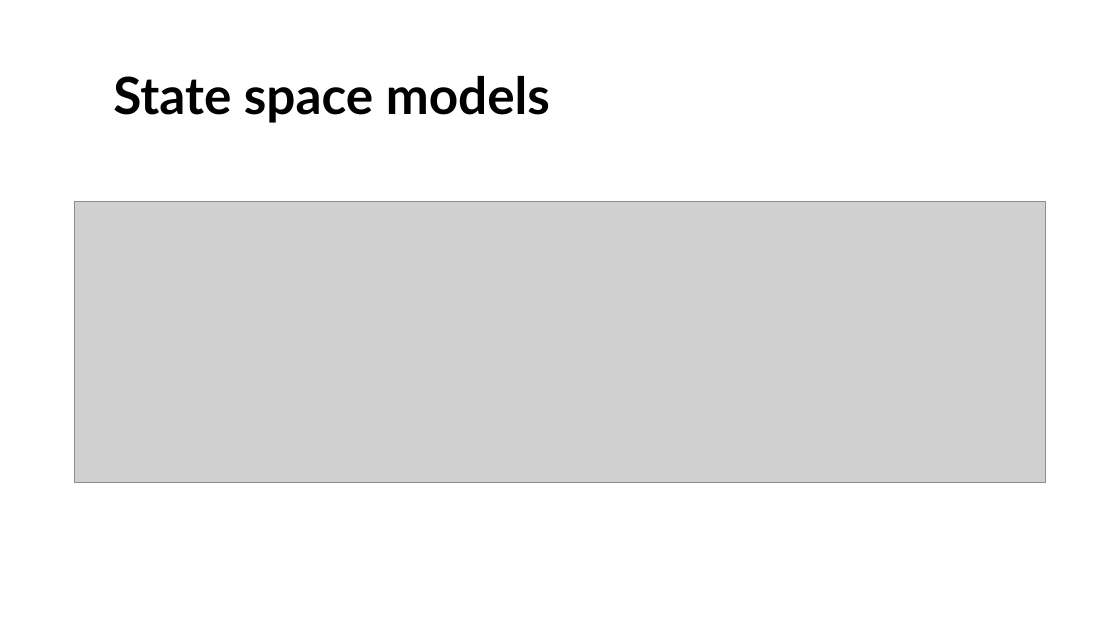
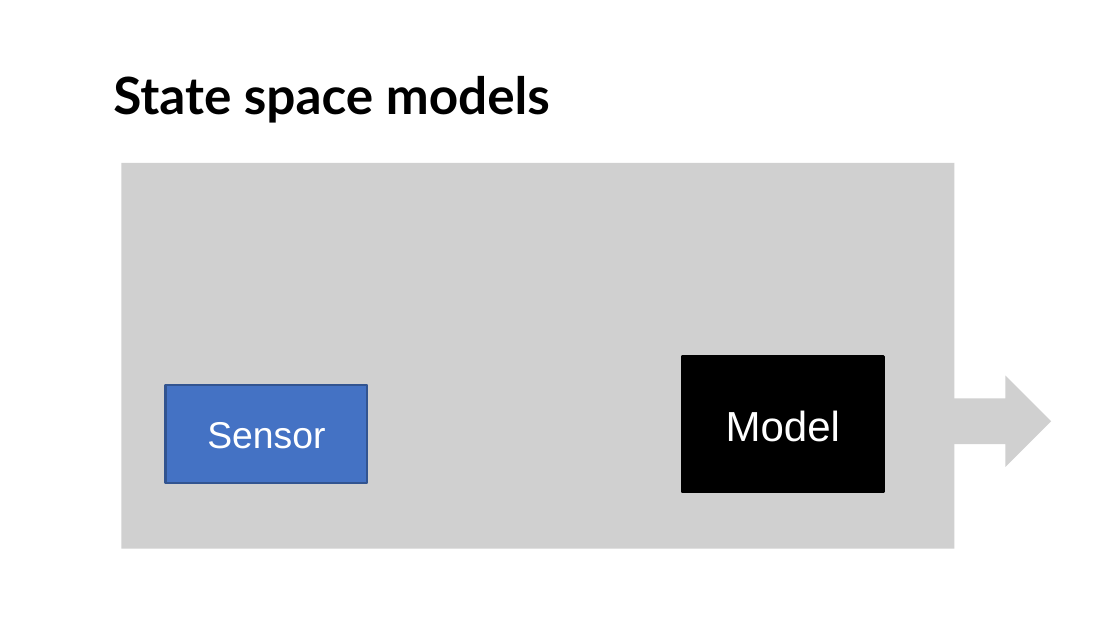
Before and after one commit to UOMDSS/workshops-2022-2023, a slide deck: slide 3 of semester-1/Week-4-Kalman-Filtering-Inverted-Pendulum/state space models and filtering.pptx (slide 2 before the commit). Drawn at 1120x630 pixels with LibreOffice and Linux fonts; fonts in the diff are those of the drawing; grey boxes stand for pictures; background and template pictures are left out. Boxes give left, top, right and bottom in pixels: in the first picture for what was removed or moved away, otherwise in the second. Text is boxed around its words. In the diff, an @@ line names an element or a change of style, - is before the commit and + after.

```diff
--- a/semester-1/Week-4-Kalman-Filtering-Inverted-Pendulum/state space models and filtering.pptx
+++ b/semester-1/Week-4-Kalman-Filtering-Inverted-Pendulum/state space models and filtering.pptx
@@ picture: place and size @@
-picture at (74, 202, 1045, 482)
+picture at (122, 163, 955, 549)
@@ rectangle added at (682, 356, 884, 492), fill #000000, outline #000000 2 pt, 36 pt, text #FFFFFF @@
+Model
@@ rectangle added at (166, 385, 367, 483), fill #4472C4, outline #325491 2 pt, 32 pt, text #FFFFFF @@
+Sensor
@@ picture added at (904, 376, 1051, 467) @@
```
Also in this commit, not shown: 9 other slides changed, 2 slides added, 3 slides removed, 2 other files.
